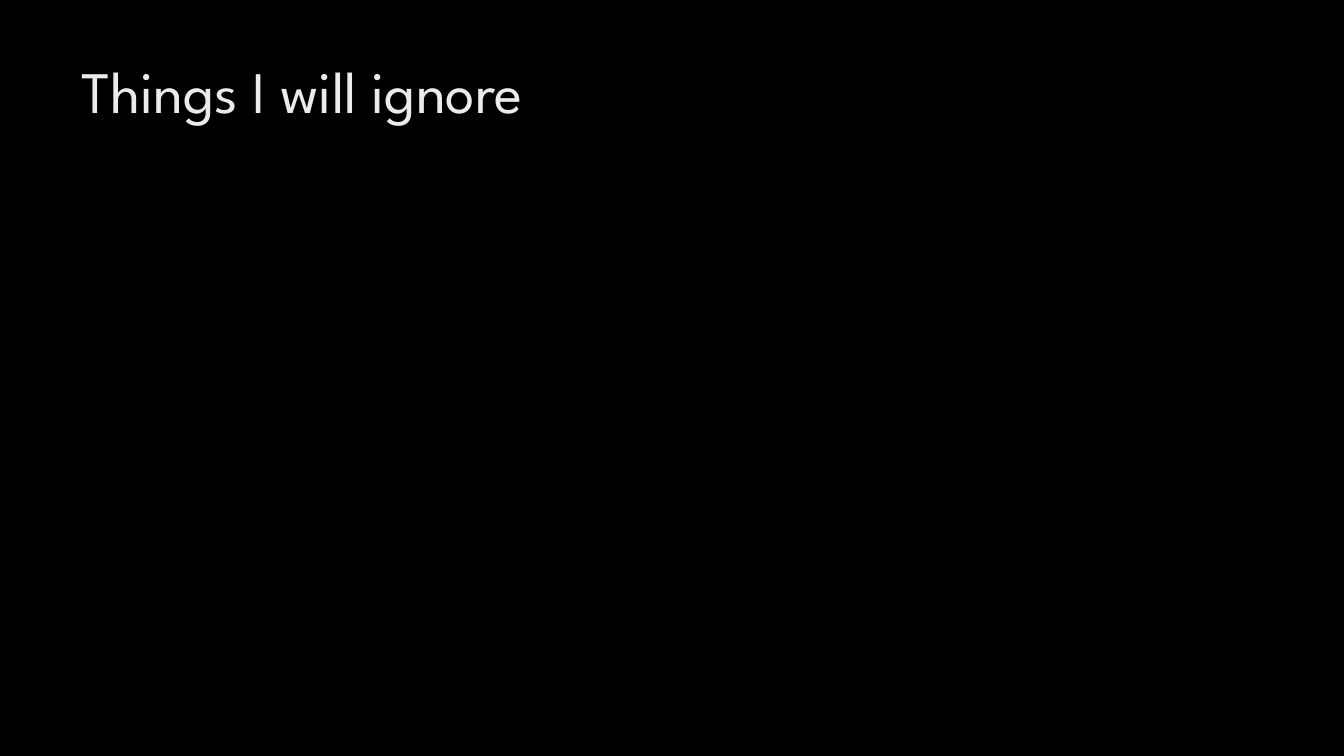
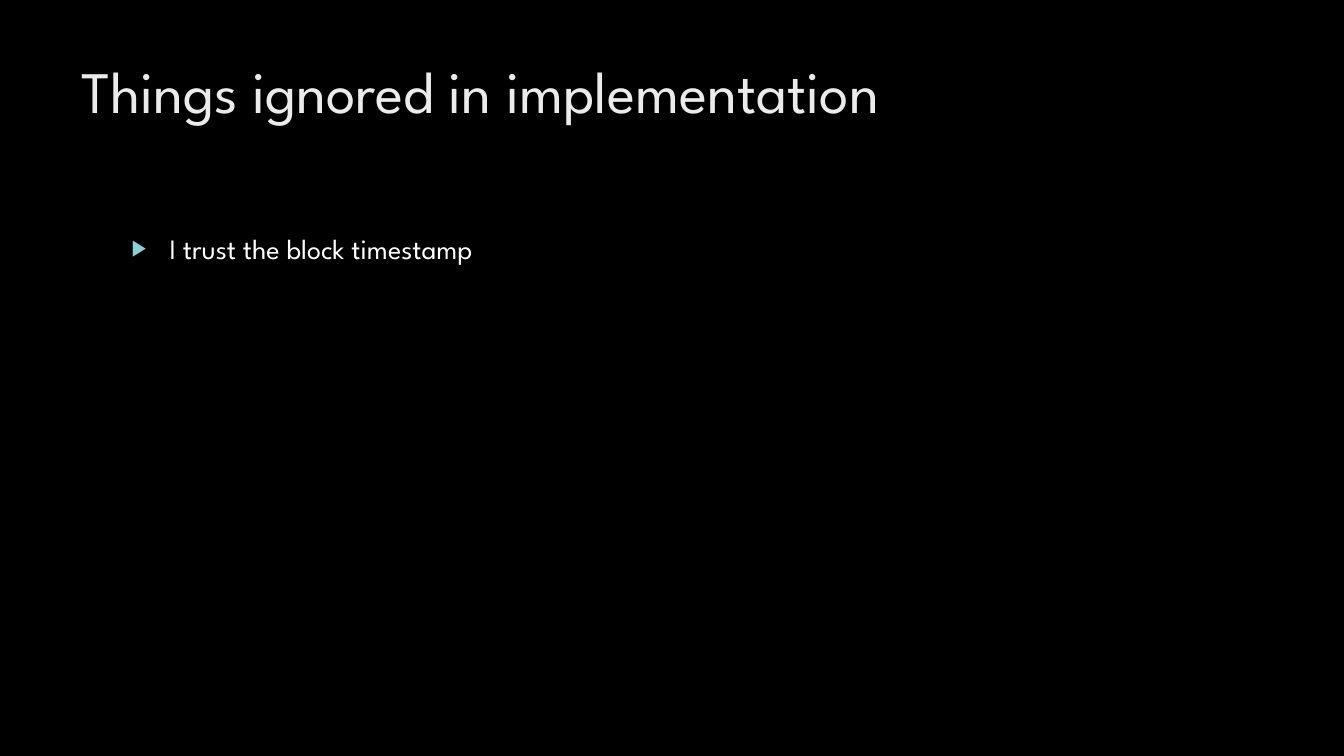
Before and after one commit to toep/FairCoin, a slide deck: slide 9 of Presentation.pptx. Drawn at 1344x756 pixels with LibreOffice and Linux fonts; fonts in the diff are those of the drawing; background and template pictures are left out. Boxes give left, top, right and bottom in pixels: in the first picture for what was removed or moved away, otherwise in the second. Text is boxed around its words. In the diff, an @@ line names an element or a change of style, - is before the commit and + after.

```diff
--- a/Presentation.pptx
+++ b/Presentation.pptx
@@ title at [81,72,879,126]: text changed @@
-Things I will ignore
+Things ignored in implementation
@@ text added at [170,239,472,265], 20 pt, text #FFFFFF @@
+▶ I trust the block timestamp
```
Also in this commit, not shown: 2 other slides changed, 4 other files.
